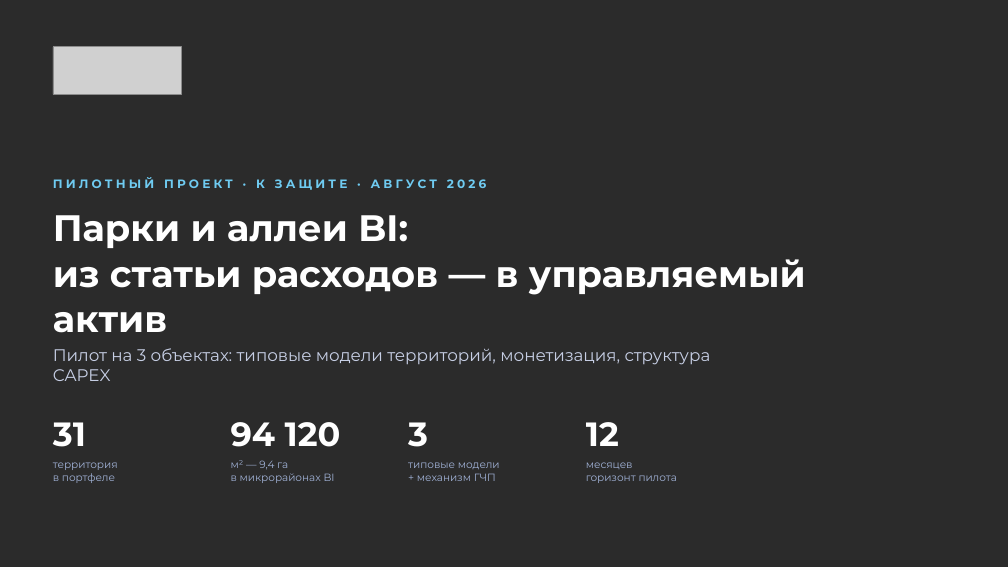
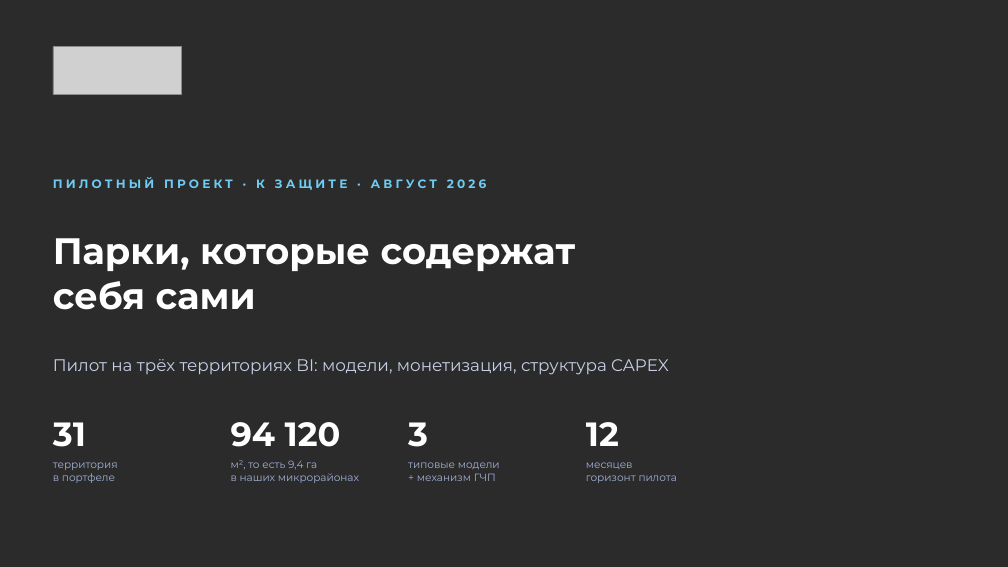
Before and after one commit to jprashkevich/bi-korshiler, a slide deck: slide 1 of docs/research/BIG-Life-park-pilot.pptx. Drawn at 1008x567 pixels with LibreOffice and Linux fonts; fonts in the diff are those of the drawing; grey boxes stand for pictures; background and template pictures are left out; a plain dark background stands for a picture behind light text. Boxes give left, top, right and bottom in pixels: in the first picture for what was removed or moved away, otherwise in the second. Text is boxed around its words. In the diff, an @@ line names an element or a change of style, - is before the commit and + after.

```diff
--- a/docs/research/BIG-Life-park-pilot.pptx
+++ b/docs/research/BIG-Life-park-pilot.pptx
@@ text at <box>53,238,576,310</box>: text changed @@
-Парки и аллеи BI:
-из статьи расходов — в управляемый актив
+Парки, которые содержат
+себя сами
@@ text at <box>53,359,669,375</box>: text changed @@
-Пилот на 3 объектах: типовые модели территорий, монетизация, структура CAPEX
+Пилот на трёх территориях BI: модели, монетизация, структура CAPEX
@@ text at <box>231,460,359,483</box>: text changed @@
-м² — 9,4 га
-в микрорайонах BI
+м², то есть 9,4 га
+в наших микрорайонах
```
Also in this commit, not shown: 13 other slides changed, 11 slides added.
